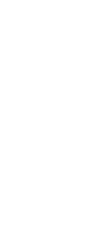
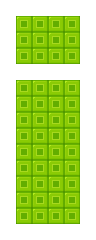
Revision of a layered 96 x 240 image; what changed, layer by layer:
hid "Layer 28" over [16,16,80,224]
showed group "Group 1" (4 layers) over [16,16,80,224]
